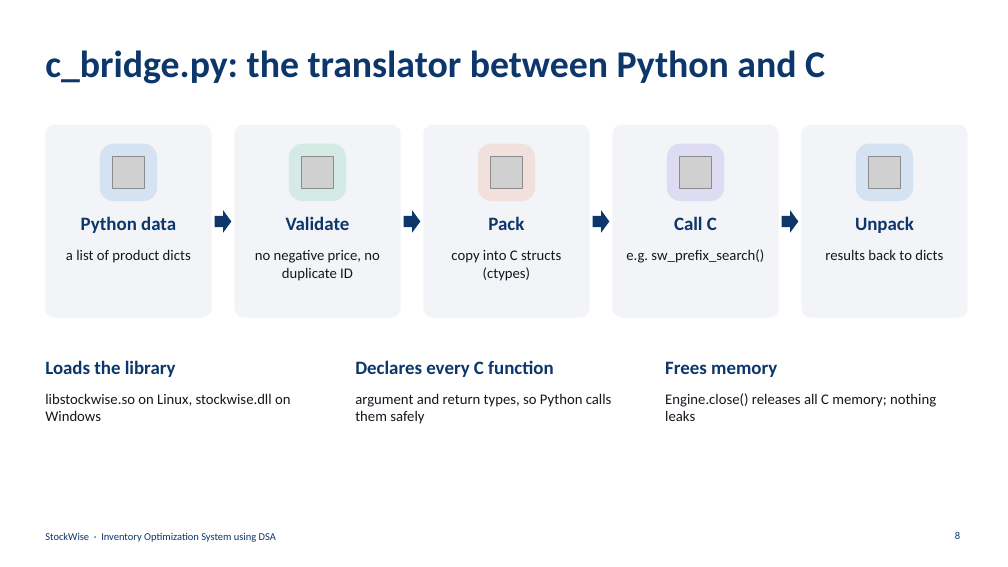
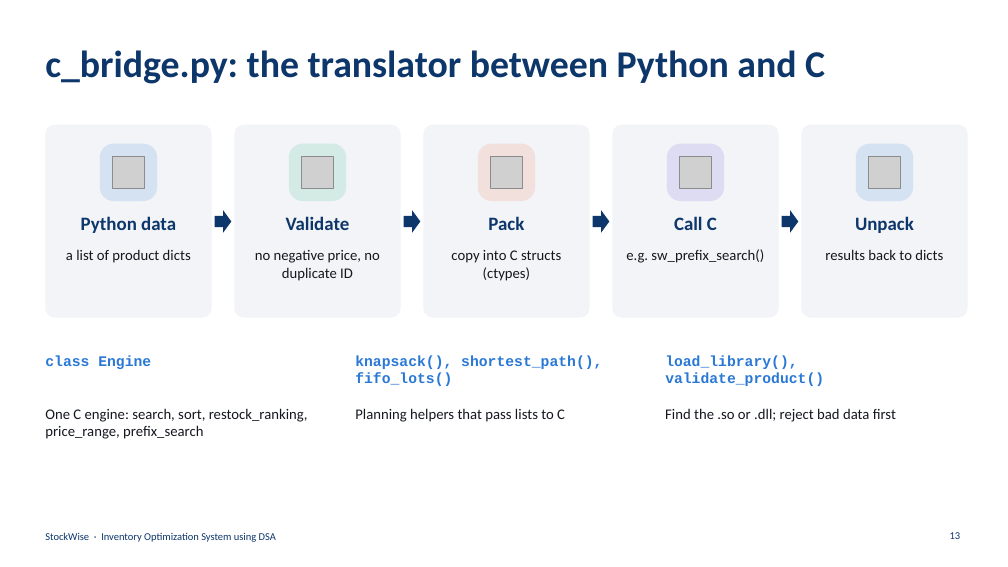
Before and after one commit to AatifAhmedShaikh/StockWise-Dsa, a slide deck: slide 13 of docs/StockWise_Project_Overview.pptx (slide 8 before the commit). Drawn at 1008x567 pixels with LibreOffice and Linux fonts; fonts in the diff are those of the drawing; grey boxes stand for pictures. Boxes give left, top, right and bottom in pixels: in the first picture for what was removed or moved away, otherwise in the second. Text is boxed around its words. In the diff, an @@ line names an element or a change of style, - is before the commit and + after.

```diff
--- a/docs/StockWise_Project_Overview.pptx
+++ b/docs/StockWise_Project_Overview.pptx
@@ text at [45,355,151,369]: text changed; size 18 to 14 pt; font Calibri to Courier New; text colour #0D366B to #2A78D6 @@
-Loads the library
+class Engine
@@ text at [355,355,602,386]: text changed; size 18 to 14 pt; font Calibri to Courier New; text colour #0D366B to #2A78D6 @@
-Declares every C function
+knapsack(), shortest_path(), fifo_lots()
@@ text at [665,355,824,386]: text changed; size 18 to 14 pt; font Calibri to Courier New; text colour #0D366B to #2A78D6 @@
-Frees memory
+load_library(), validate_product()
@@ text at [45,408,308,439]: text changed @@
-libstockwise.so on Linux, stockwise.dll on Windows
+One C engine: search, sort, restock_ranking, price_range, prefix_search
@@ text at [355,408,565,422]: text changed @@
-argument and return types, so Python calls them safely
+Planning helpers that pass lists to C
@@ text at [665,408,896,422]: text changed @@
-Engine.close() releases all C memory; nothing leaks
+Find the .so or .dll; reject bad data first
@@ page number at [950,532,961,539]: text changed @@
-8
+13
```
Also in this commit, not shown: 1 other slide changed, 9 slides added, 2 slides removed, 1 other file.
